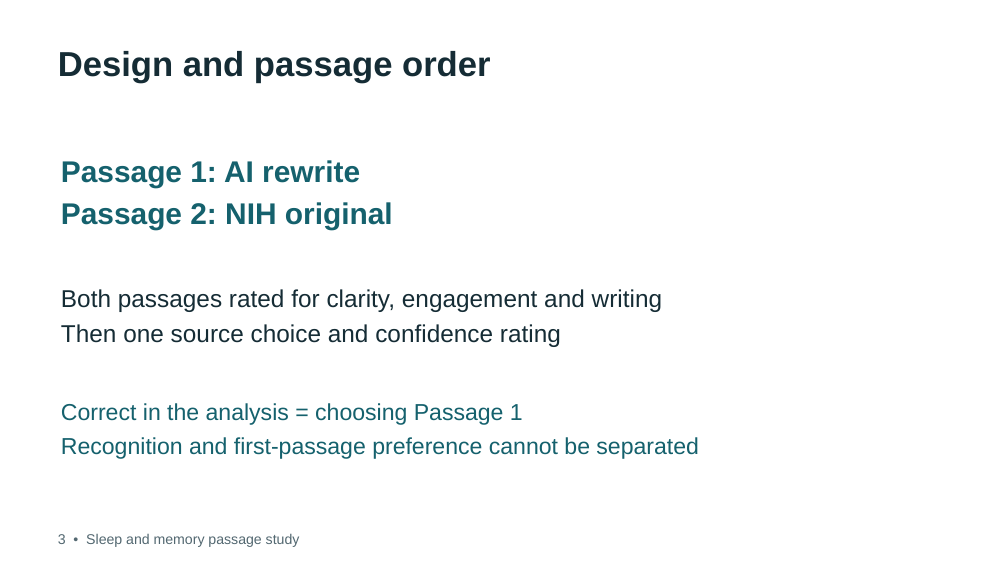
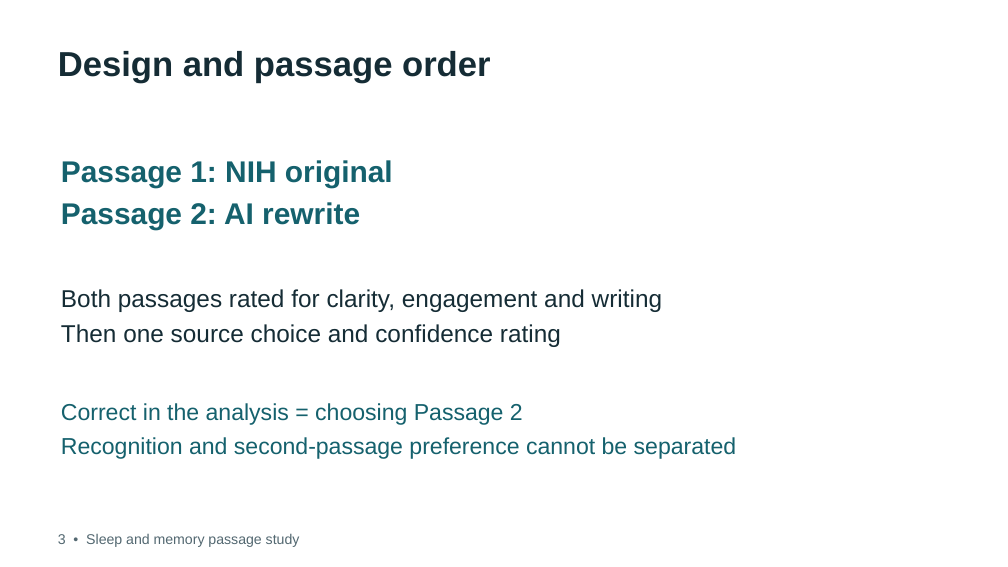
Before and after one commit to debshreechowdhury/sleep-memory-passage-study, a slide deck: slide 3 of presentation/final.pptx. Drawn at 1008x567 pixels with LibreOffice and Linux fonts; fonts in the diff are those of the drawing. Boxes give left, top, right and bottom in pixels: in the first picture for what was removed or moved away, otherwise in the second. Text is boxed around its words. In the diff, an @@ line names an element or a change of style, - is before the commit and + after.

```diff
--- a/presentation/final.pptx
+++ b/presentation/final.pptx
@@ text at bbox=[61, 160, 393, 230]: text changed @@
-Passage 1: AI rewrite
-Passage 2: NIH original
+Passage 1: NIH original
+Passage 2: AI rewrite
@@ text at bbox=[61, 403, 737, 459]: text changed @@
-Correct in the analysis = choosing Passage 1
-Recognition and first-passage preference cannot be separated
+Correct in the analysis = choosing Passage 2
+Recognition and second-passage preference cannot be separated
```
Also in this commit, not shown: 7 other slides changed, 54 other files.
